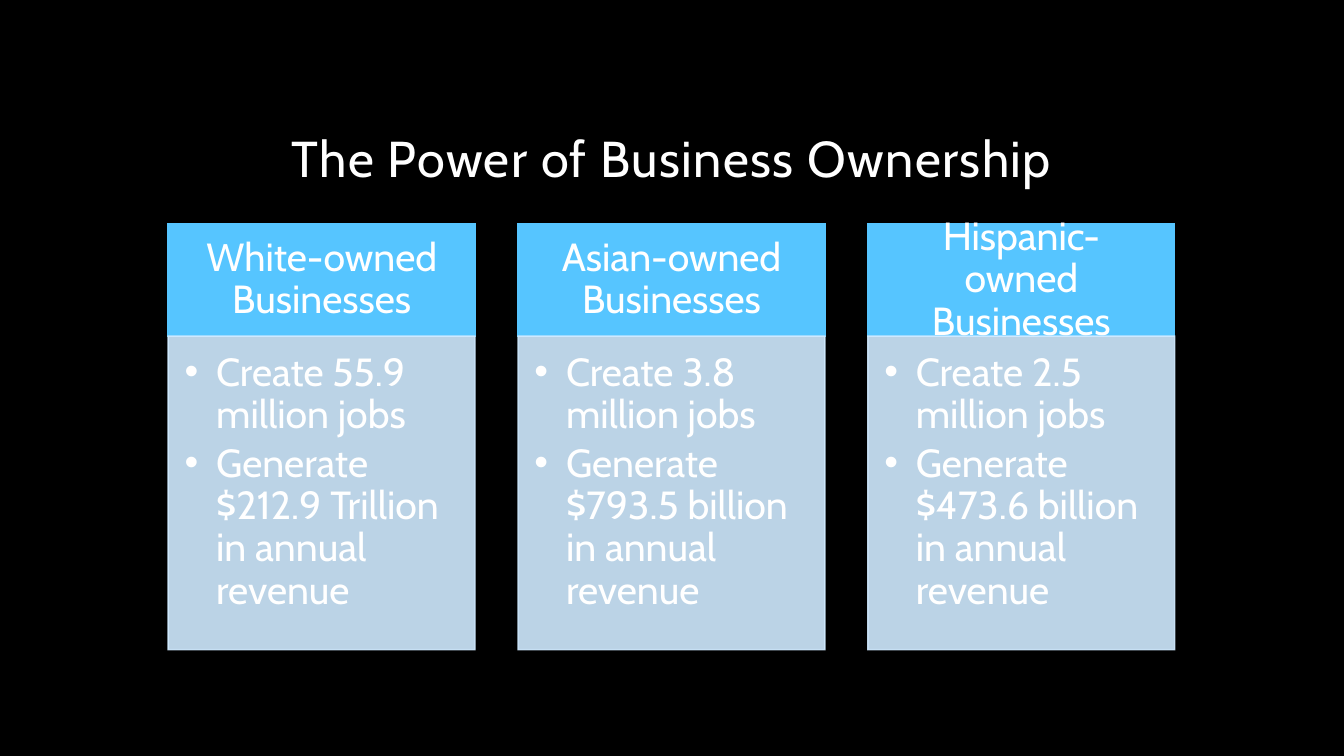
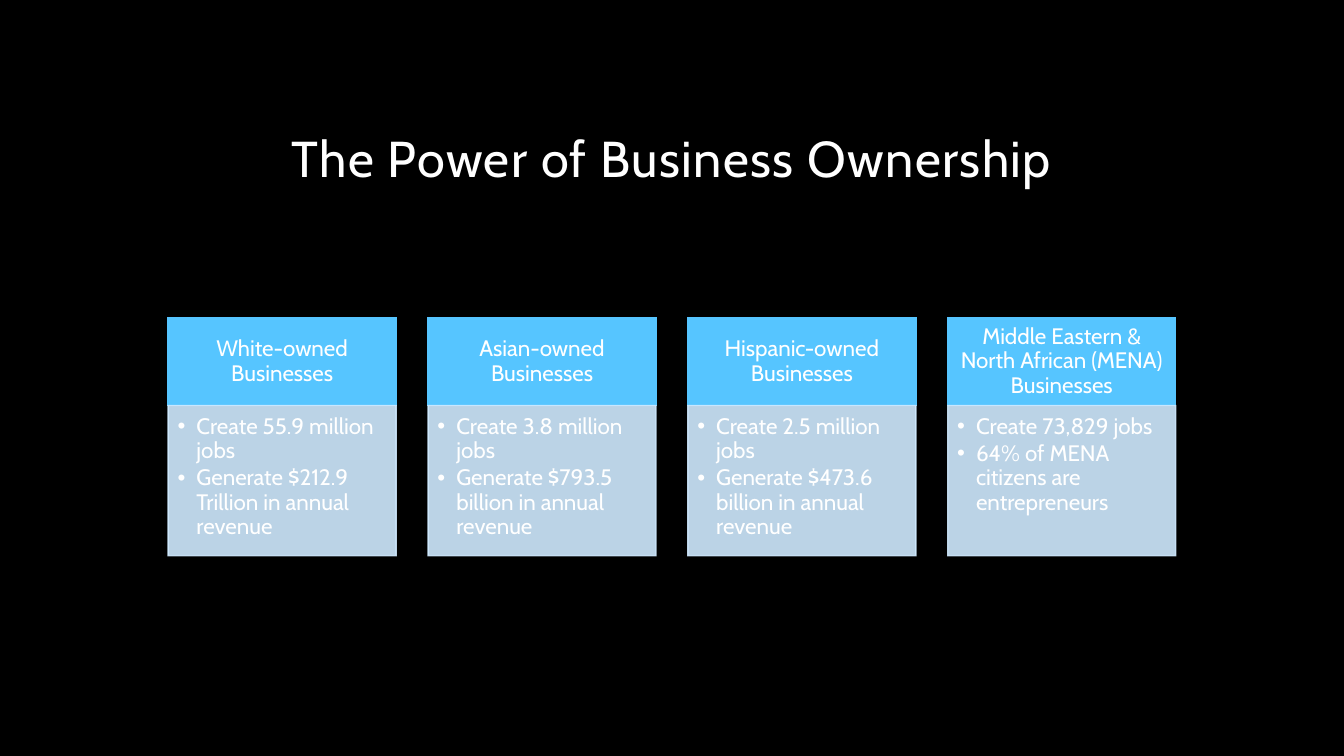
Before and after one commit to KimSmith22/school, a slide deck: slide 8 of collection/NumberOneTraining.pptx. Drawn at 1344x756 pixels with LibreOffice and Linux fonts; fonts in the diff are those of the drawing; background and template pictures are left out. Boxes give left, top, right and bottom in pixels: in the first picture for what was removed or moved away, otherwise in the second. Text is boxed around its words. In the diff, an @@ line names an element or a change of style, - is before the commit and + after.

```diff
--- a/collection/NumberOneTraining.pptx
+++ b/collection/NumberOneTraining.pptx
@@ text "White-owned Businesses": place and size @@
-text "White-owned Businesses" at [206,241,437,314]
+text "White-owned Businesses" at [216,339,347,381]
@@ rectangle: place and size @@
-rectangle at [168,224,475,336]
+rectangle at [168,318,396,405]
@@ text "Asian-owned Businesses": place and size @@
-text "Asian-owned Businesses" at [562,241,781,314]
+text "Asian-owned Businesses" at [479,339,604,381]
@@ rectangle: place and size @@
-rectangle at [518,224,825,336]
+rectangle at [429,318,656,405]
@@ size 28 to 16 pt; less space between paragraphs in 3 elements at [216,339,347,381], [479,339,604,381], [725,339,879,381] @@
@@ text "Hispanic-owned Businesses": place and size @@
-text "Hispanic-owned Businesses" at [932,217,1111,344]
+text "Hispanic-owned Businesses" at [725,339,879,381]
@@ rectangle: place and size @@
-rectangle at [868,224,1175,336]
+rectangle at [948,318,1176,405]
@@ text "Create 55.9 million jobs": place and size @@
-text "Create 55.9 million jobs" at [216,358,439,604]
+text "Create 55.9 million jobs" at [196,417,373,534]
@@ rectangle: place and size @@
-rectangle at [168,336,475,649]
+rectangle at [168,405,396,556]
@@ text "Create 3.8 million jobs": place and size @@
-text "Create 3.8 million jobs" at [566,358,788,604]
+text "Create 3.8 million jobs" at [456,417,622,534]
@@ rectangle: place and size @@
-rectangle at [518,336,825,649]
+rectangle at [429,405,656,556]
@@ size 28 to 16 pt; indent changed; less space between paragraphs in 3 elements at [196,417,373,534], [456,417,622,534], [716,417,880,534] @@
@@ text "Create 2.5 million jobs": place and size @@
-text "Create 2.5 million jobs" at [916,358,1138,604]
+text "Create 2.5 million jobs" at [716,417,880,534]
@@ rectangle: place and size @@
-rectangle at [868,336,1175,649]
+rectangle at [948,405,1176,556]
@@ group added at [688,318,1162,556]: 2 rectangles, 2 texts @@
+Middle Eastern & North African (MENA) Businesses
+  • Create 73,829 jobs
+  • 64% of MENA citizens are entrepreneurs
```
Also in this commit, not shown: 6 other slides changed, 2 other files.
